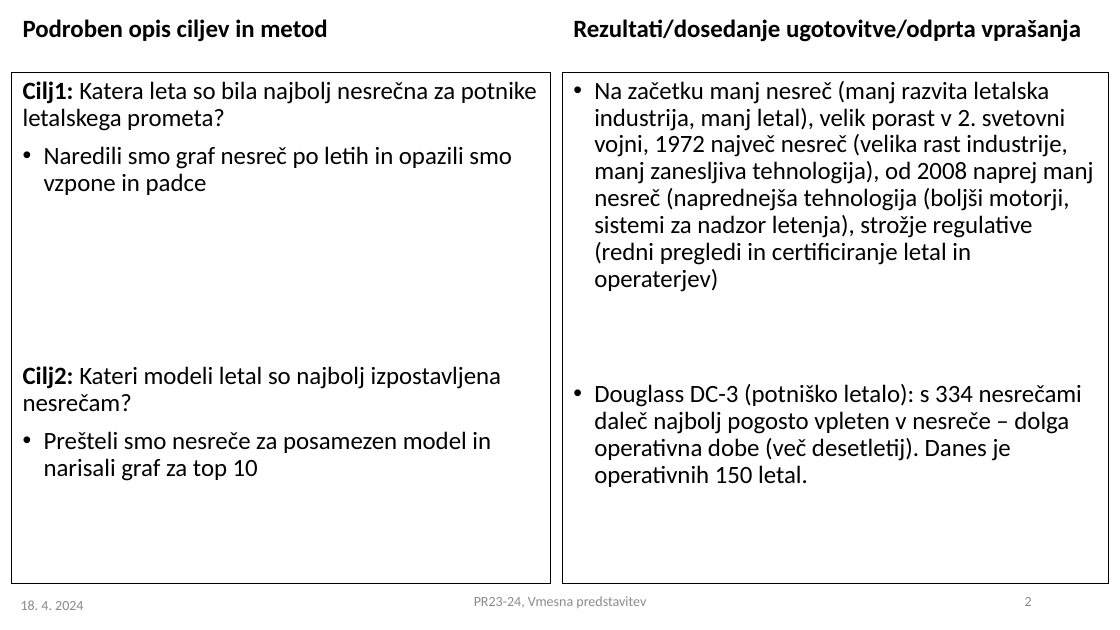
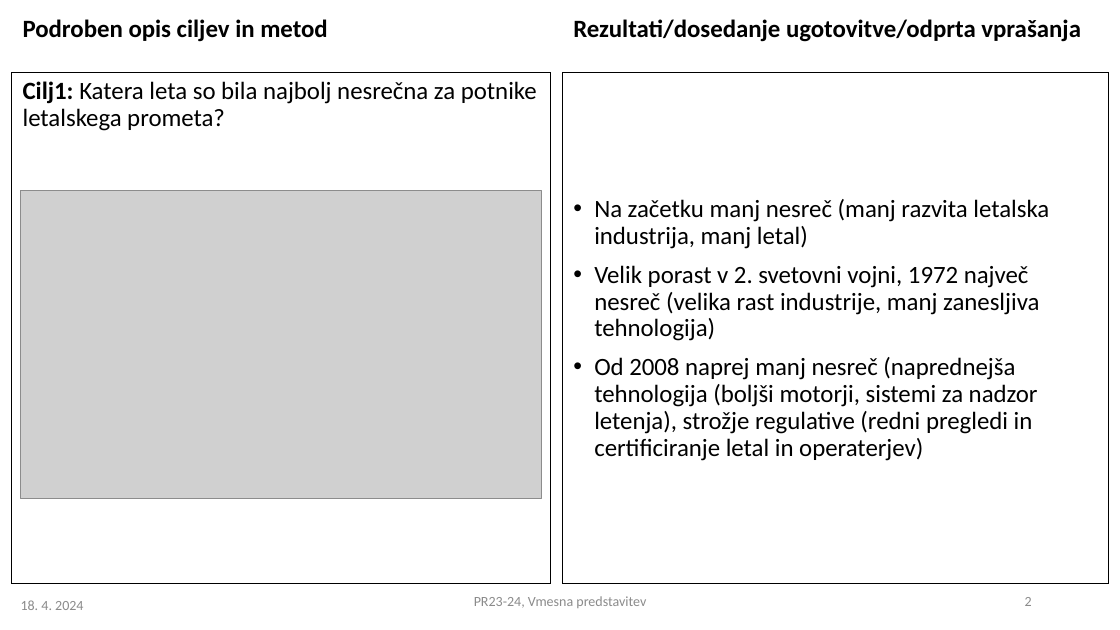
Before and after one commit to aljaztravnik/PR24ATJSBDKJNK, a slide deck: slide 2 of PR2023-24_vmesna_7.pptx. Drawn at 1120x630 pixels with LibreOffice and Linux fonts; fonts in the diff are those of the drawing; grey boxes stand for pictures. Boxes give left, top, right and bottom in pixels: in the first picture for what was removed or moved away, otherwise in the second. Text is boxed around its words. In the diff, an @@ line names an element or a change of style, - is before the commit and + after.

```diff
--- a/PR2023-24_vmesna_7.pptx
+++ b/PR2023-24_vmesna_7.pptx
@@ text at (x1=23, y1=146, x2=512, y2=481): paragraphs removed @@
-• Naredili smo graf nesreč po letih in opazili smo vzpone in padce
-Cilj2: Kateri modeli letal so najbolj izpostavljena nesrečam?
-• Prešteli smo nesreče za posamezen model in narisali graf za top 10
@@ picture added at (x1=20, y1=190, x2=541, y2=498) @@
@@ text at (x1=594, y1=199, x2=1049, y2=461): text changed @@
-• Na začetku manj nesreč (manj razvita letalska industrija, manj letal), velik porast v 2. svetovni vojni, 1972 največ nesreč (velika rast industrije, manj zanesljiva tehnologija), od 2008 naprej manj nesreč (naprednejša tehnologija (boljši motorji, sistemi za nadzor letenja), strožje regulative (redni pregledi in certificiranje letal in operaterjev)
-• Douglass DC-3 (potniško letalo): s 334 nesrečami daleč najbolj pogosto vpleten v nesreče – dolga operativna dobe (več desetletij). Danes je operativnih 150 letal.
+• Na začetku manj nesreč (manj razvita letalska industrija, manj letal)
+• Velik porast v 2. svetovni vojni, 1972 največ nesreč (velika rast industrije, manj zanesljiva tehnologija)
+• Od 2008 naprej manj nesreč (naprednejša tehnologija (boljši motorji, sistemi za nadzor letenja), strožje regulative (redni pregledi in certificiranje letal in operaterjev)
```
Also in this commit, not shown: 2 other slides changed, 6 slides added, 1 other file.
